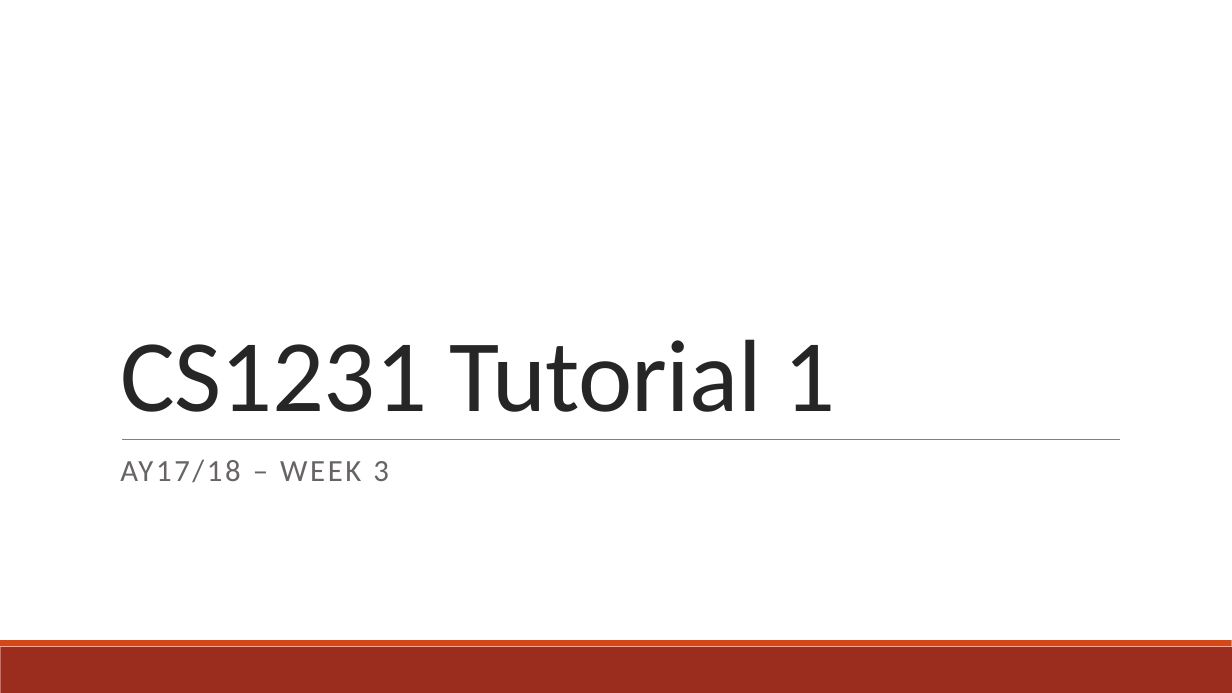
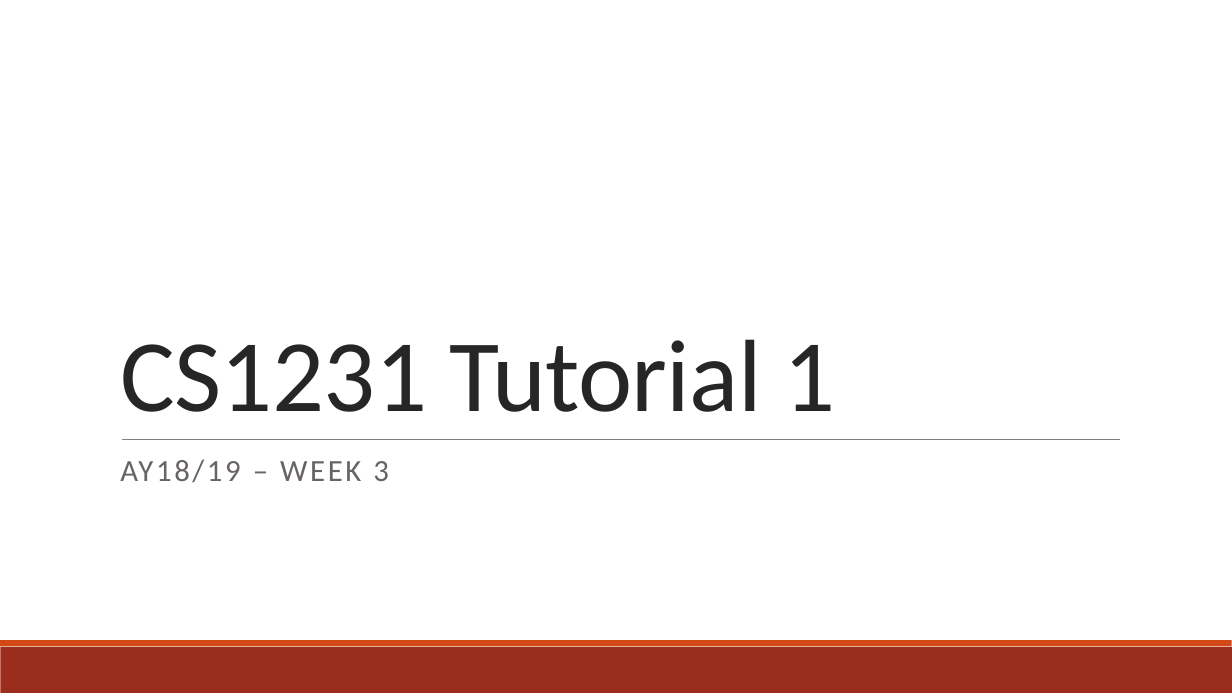
Before and after one commit to andrewtanJS/CS1231-AY18-19, a slide deck: slide 1 of Tutorial 1/Tutorial 1 - Introduction.pptx. Drawn at 1232x693 pixels with LibreOffice and Linux fonts; fonts in the diff are those of the drawing. Boxes give left, top, right and bottom in pixels: in the first picture for what was removed or moved away, otherwise in the second. Text is boxed around its words. In the diff, an @@ line names an element or a change of style, - is before the commit and + after.

Commit message:
Fix typo

```diff
--- a/Tutorial 1/Tutorial 1 - Introduction.pptx
+++ b/Tutorial 1/Tutorial 1 - Introduction.pptx
@@ subtitle at [120,459,389,483]: text changed @@
-AY17/18 – WEEK 3
+AY18/19 – WEEK 3
```
